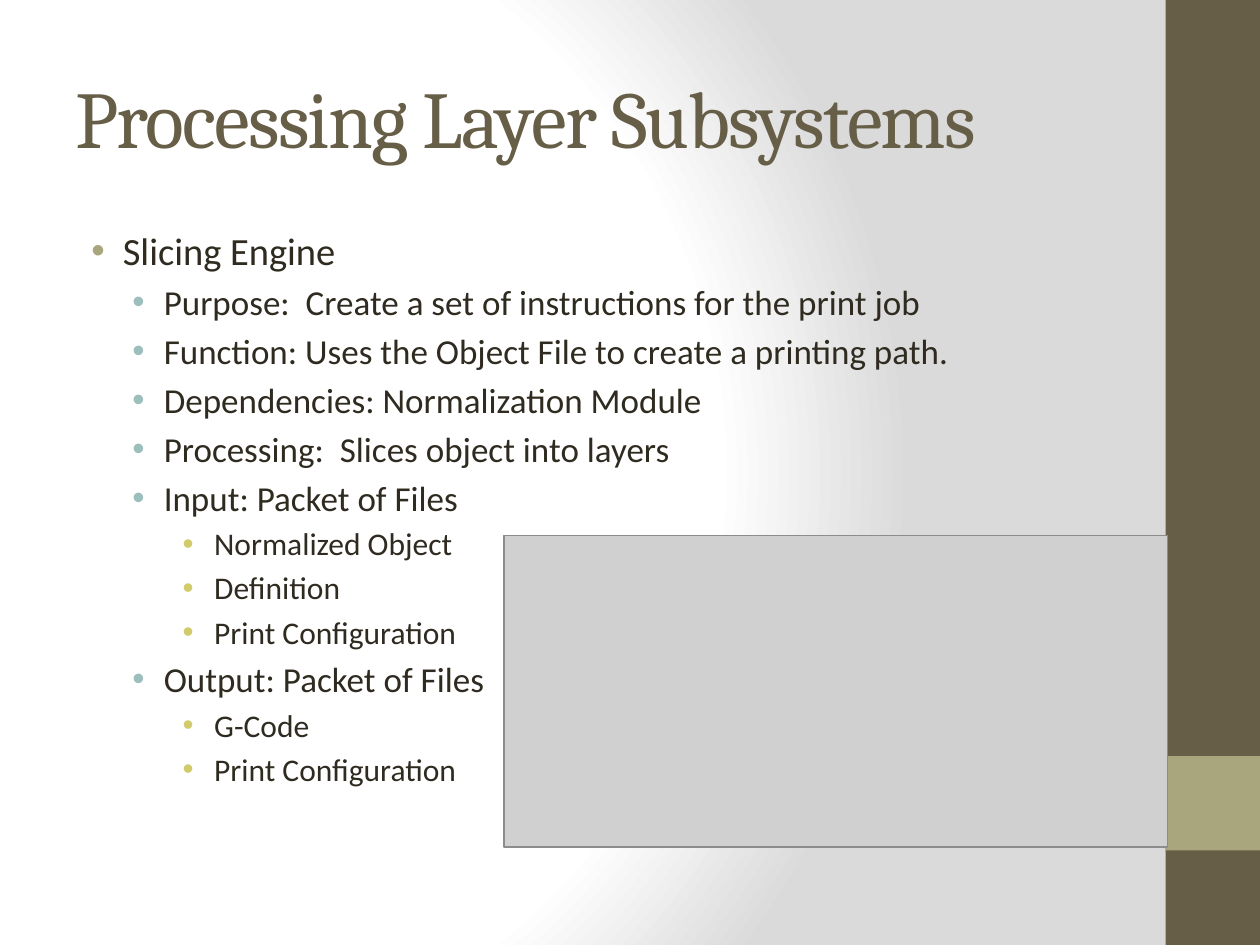
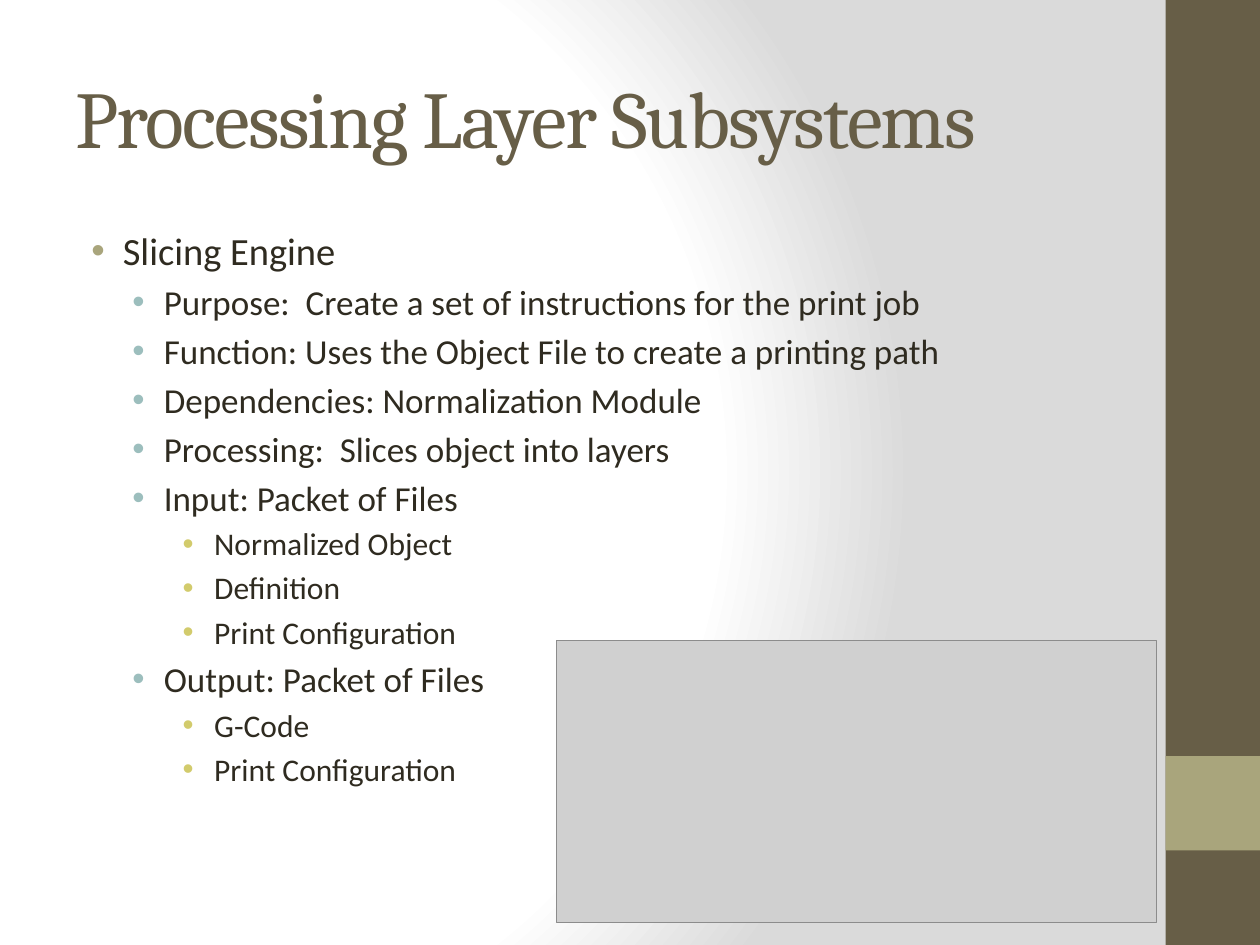
Before and after one commit to qpHalcy0n/SRDesign, a slide deck: slide 25 of ADS Gate Review/Team Ink3d ADS.pptx (slide 24 before the commit). Drawn at 1260x945 pixels with LibreOffice and Linux fonts; fonts in the diff are those of the drawing; grey boxes stand for pictures. Boxes give left, top, right and bottom in pixels: in the first picture for what was removed or moved away, otherwise in the second. Text is boxed around its words. In the diff, an @@ line names an element or a change of style, - is before the commit and + after.

```diff
--- a/ADS Gate Review/Team Ink3d ADS.pptx
+++ b/ADS Gate Review/Team Ink3d ADS.pptx
@@ text at [164, 339, 939, 370]: text changed @@
-  • Function: Uses the Object File to create a printing path.
+  • Function: Uses the Object File to create a printing path
@@ picture: place and size @@
-picture at [504, 536, 1168, 847]
+picture at [557, 640, 1158, 922]
```
Also in this commit, not shown: 9 other slides changed, 1 slide added.
